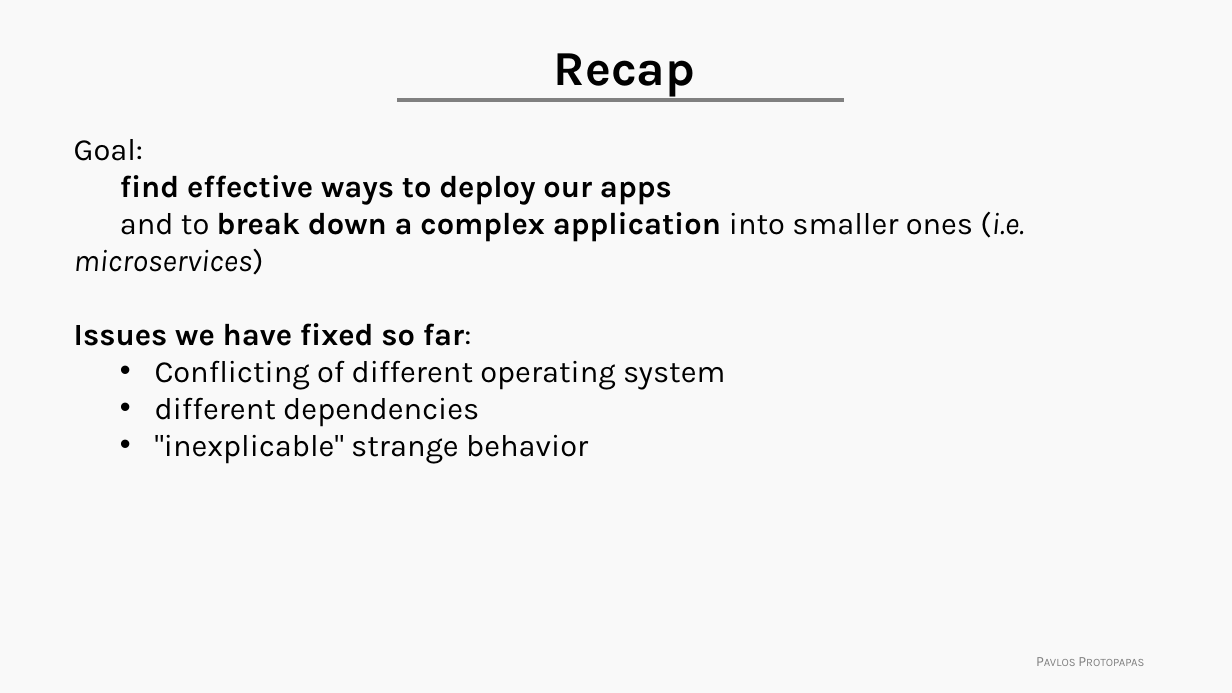
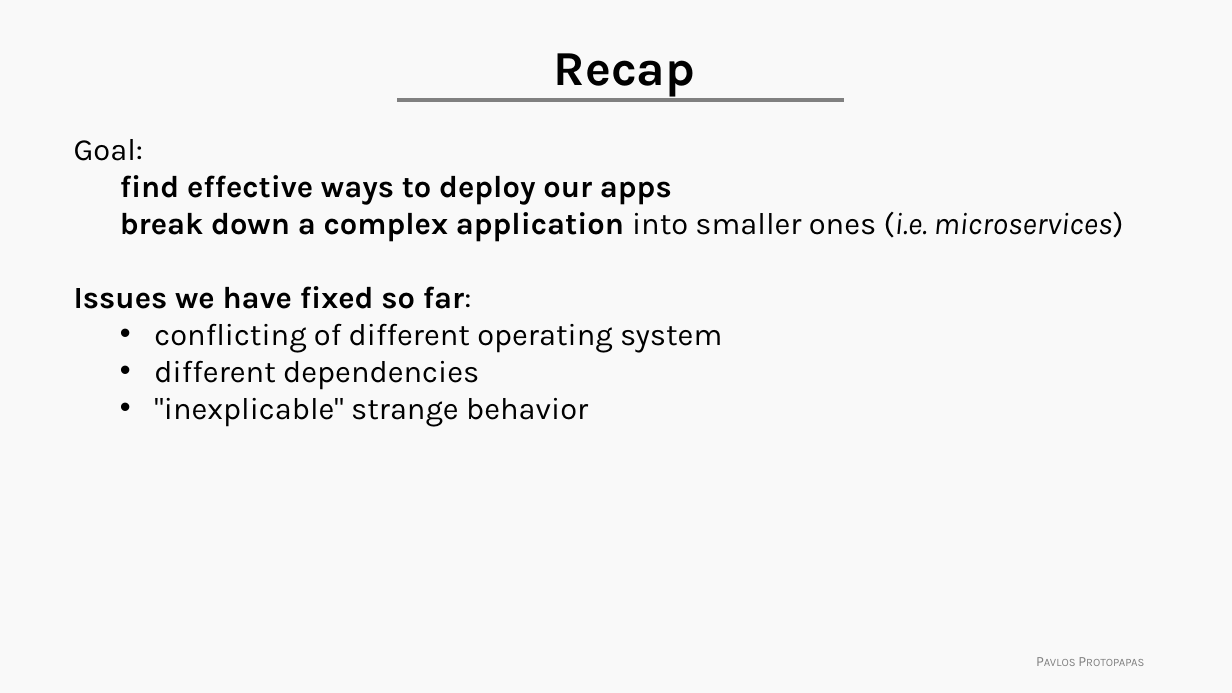
Before and after one commit to Harvard-IACS/2021-ComputeFest, a slide deck: slide 7 of Day 4/ComputeFest2021_Deployment.pptx. Drawn at 1232x693 pixels with LibreOffice and Linux fonts; fonts in the diff are those of the drawing; background and template pictures are left out. Boxes give left, top, right and bottom in pixels: in the first picture for what was removed or moved away, otherwise in the second. Text is boxed around its words. In the diff, an @@ line names an element or a change of style, - is before the commit and + after.

```diff
--- a/Day 4/ComputeFest2021_Deployment.pptx
+++ b/Day 4/ComputeFest2021_Deployment.pptx
@@ text at (x1=120, y1=212, x2=1124, y2=242): text changed @@
-and to break down a complex application into smaller ones (i.e. microservices)
+break down a complex application into smaller ones (i.e. microservices)
@@ text at (x1=154, y1=323, x2=722, y2=352): text changed @@
-  • Conflicting of different operating system
+  • conflicting of different operating system
```
Also in this commit, not shown: 5 other slides changed, 1 slide added, 1 other file.
